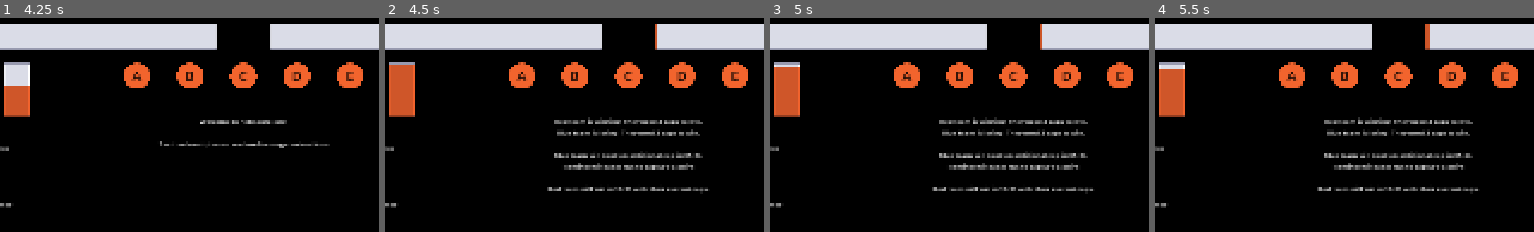
Above: before the commit, frames 1-4 (left to right).
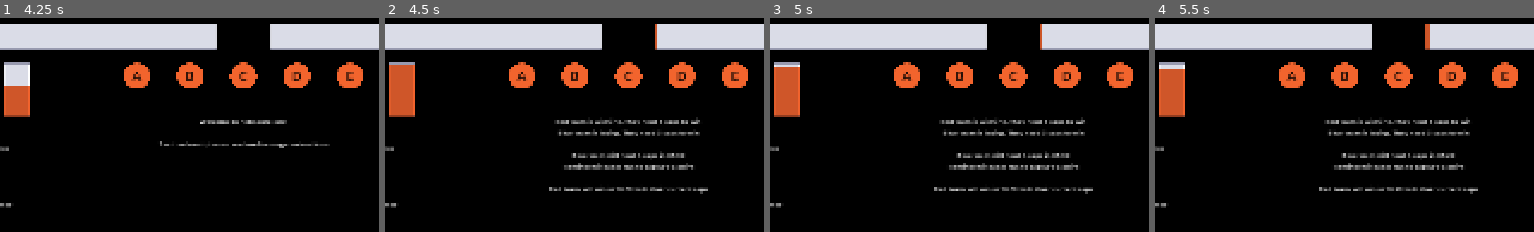
Above: after the commit, the same moments.

Repository: matthew-cavener/neb-control-score-calculator
Game: Godot game, scene res://scenes/main.tscn
The game is run twice, just before and just after one commit, with the same random seed, the same clock (stepped at 60 frames per second) and the same inputs.
Inputs (mouse positions are % of the whole screen's width and height, from its top left):
- Up to frame 1 (4.25 s): click "A" at 0.5 s; click "B" at 1.25 s; click "C" at 2 s; click "D" at 2.75 s; click "E" at 3.5 s
- Up to frame 2 (4.5 s): click (10, 13) at 4.25 s
- Up to frame 3 (5 s): no input
- Up to frame 4 (5.5 s): click (10, 32) at 5 s
The pictures show only the part of the screen within x 18-68%, y 0-50%; the shares and areas given below are measured in that part.

Frame 1 is identical in both runs. In frame 2, 1.9% of the frame differs, in the area x 42-85%, y 46-83%; in frame 3, 1.9%; in frame 4, 1.9%.

Commit message:
fix wording

Diff:
--- a/godot/scenes/main.gd
+++ b/godot/scenes/main.gd
@@ -80,32 +80,32 @@
         ]
         return
 
-    var winning_team = "Red" if projected_loser == "Blue" else "Blue"
-    var winning_time = time_to_red_victory if winning_team == "Red" else time_to_blue_victory
-    var winning_caps_needed = red_caps_needed if winning_team == "Red" else blue_caps_needed
+    var projected_winner = "Red" if projected_loser == "Blue" else "Blue"
+    var projected_victory_time = time_to_red_victory if projected_winner == "Red" else time_to_blue_victory
+    var projected_winner_caps_needed = red_caps_needed if projected_winner == "Red" else blue_caps_needed
 
-    var winning_message = "%s team is winning. They need %d caps to win.\n" % [
-        winning_team, winning_caps_needed
+    var winning_message = "%s team is winning. They need %d caps to win\n" % [
+        projected_winner, projected_winner_caps_needed
     ]
 
     var losing_message = ""
     if loser_caps_needed >= Constants.CAPTURE_POINTS:
-        losing_message = "%s team is losing. They need all %d caps to win.\n\n" % [
+        losing_message = "%s team is losing. They need all %d caps to win\n\n" % [
             projected_loser, Constants.CAPTURE_POINTS
         ]
     else:
-        losing_message = "%s team is losing. They need %d caps to win.\n\n" % [
+        losing_message = "%s team is losing. They need %d caps to win\n\n" % [
             projected_loser, loser_caps_needed
         ]
 
     var additional_cap_message = ""
     if approx_time_to_additional_cap_needed != "N/A":
-        additional_cap_message = "%s team will need an additional cap in %s.\nReminder: it takes 60s to capture a point\n\n" % [
-            projected_loser, approx_time_to_additional_cap_needed
+        additional_cap_message = "%s team will need %s caps in %s\nReminder: it takes 60s to capture a point\n\n" % [
+            projected_loser, loser_caps_needed + 1, approx_time_to_additional_cap_needed
         ]
 
-    var winning_time_message = "%s team will win in %s with their current caps.\n" % [
-        winning_team, convert_seconds_to_minutes_seconds(int(winning_time))
+    var winning_time_message = "%s team will win in %s with their current caps\n" % [
+        projected_winner, convert_seconds_to_minutes_seconds(int(projected_victory_time))
     ]
 
     $VictoryConditionsLabel.text = winning_message + losing_message + additional_cap_message + winning_time_message
@@ -136,18 +136,18 @@
     red_score: int, blue_score: int, red_caps: int, blue_caps: int, neutral_caps: int, current_red_caps_needed: int, current_blue_caps_needed: int
 ) -> float:
     var time_elapsed = 0.0
-    var loser_current_score = red_score if projected_loser == "Red" else blue_score
-    var winner_current_score = blue_score if projected_loser == "Red" else red_score
-    var loser_caps = red_caps if projected_loser == "Red" else blue_caps
-    var winner_caps = blue_caps if projected_loser == "Red" else red_caps
-    var current_loser_caps_needed = current_red_caps_needed if projected_loser == "Red" else current_blue_caps_needed
+    var projected_loser_current_score = red_score if projected_loser == "Red" else blue_score
+    var projected_winner_current_score = blue_score if projected_loser == "Red" else red_score
+    var projected_loser_caps = red_caps if projected_loser == "Red" else blue_caps
+    var projected_winner_caps = blue_caps if projected_loser == "Red" else red_caps
+    var current_projected_loser_caps_needed = current_red_caps_needed if projected_loser == "Red" else current_blue_caps_needed
     while time_elapsed < max_time:
-        var loser_caps_needed = calculate_caps_needed_to_win(loser_current_score, winner_current_score, neutral_caps)
-        if loser_caps_needed > current_loser_caps_needed:
+        var loser_caps_needed = calculate_caps_needed_to_win(projected_loser_current_score, projected_winner_current_score, neutral_caps)
+        if loser_caps_needed > current_projected_loser_caps_needed:
             return time_elapsed
         time_elapsed += Constants.SCORE_TIMER_INTERVAL
-        loser_current_score += loser_caps * Constants.SCORE_PER_CAP_POINT
-        winner_current_score += winner_caps * Constants.SCORE_PER_CAP_POINT
+        projected_loser_current_score += projected_loser_caps * Constants.SCORE_PER_CAP_POINT
+        projected_winner_current_score += projected_winner_caps * Constants.SCORE_PER_CAP_POINT
     return -1.0
 
 
